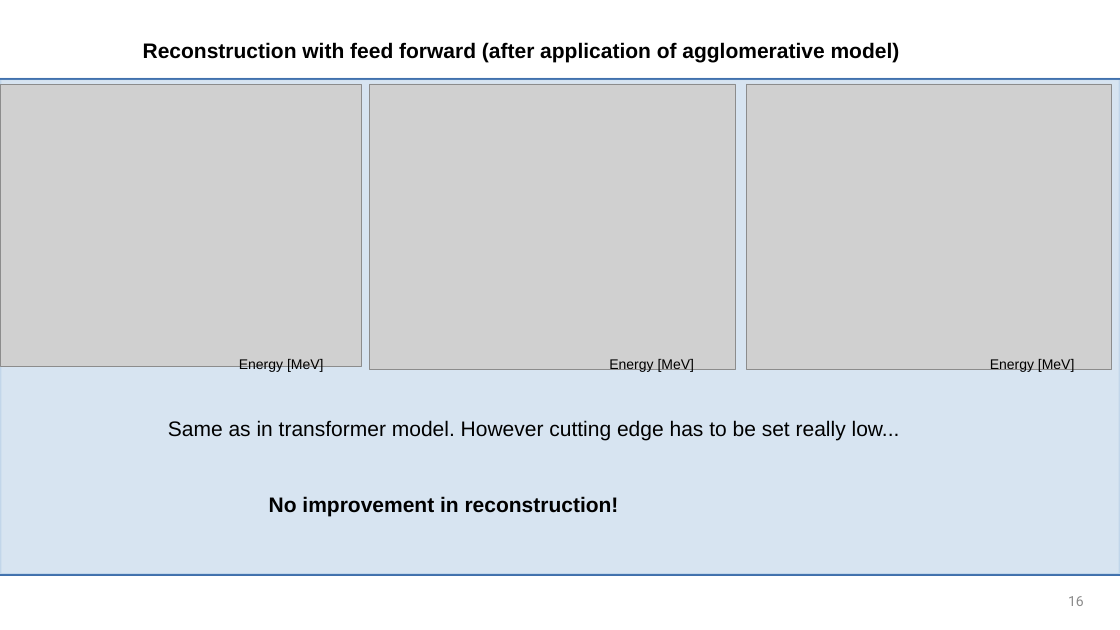
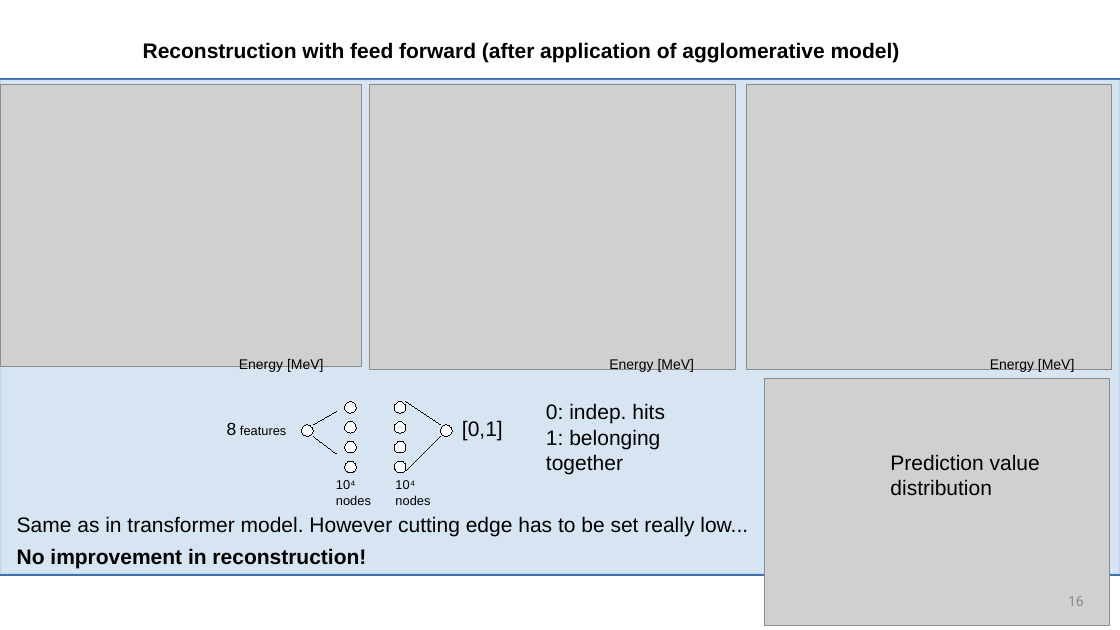
Before and after one commit to jenegger/trafo_agglo, a slide deck: slide 16 of odsl_summary_oct_2024.odp. Drawn at 1120x630 pixels with LibreOffice and Linux fonts; fonts in the diff are those of the drawing; grey boxes stand for pictures; background and template pictures are left out. Boxes give left, top, right and bottom in pixels: in the first picture for what was removed or moved away, otherwise in the second. Text is boxed around its words. In the diff, an @@ line names an element or a change of style, - is before the commit and + after.

```diff
--- a/odsl_summary_oct_2024.odp
+++ b/odsl_summary_oct_2024.odp
@@ picture added at bbox=[765, 378, 1109, 626] @@
@@ line added from (313, 424) to (336, 412), #000000 0 pt @@
@@ ellipse added at bbox=[344, 402, 356, 413], fill #FFFFFF, outline #000000 0 pt @@
@@ line added from (406, 402) to (440, 425), #000000 0 pt @@
@@ text added at bbox=[546, 403, 665, 474], 18 pt, text #000000 @@
+0: indep. hits
+1: belonging together
@@ text added at bbox=[227, 422, 286, 435], 11 pt, text #000000 @@
+8 features
@@ ellipse added at bbox=[302, 424, 313, 436], fill #FFFFFF, outline #000000 0 pt @@
@@ line added from (313, 436) to (336, 454), #000000 0 pt @@
@@ ellipse added at bbox=[344, 422, 356, 434], fill #FFFFFF, outline #000000 0 pt @@
@@ ellipse added at bbox=[344, 441, 356, 453], fill #FFFFFF, outline #000000 0 pt @@
@@ line added from (406, 471) to (440, 437), #000000 0 pt @@
@@ ellipse added at bbox=[440, 425, 452, 437], fill #FFFFFF, outline #000000 0 pt @@
@@ text added at bbox=[462, 420, 503, 441], 18 pt, text #000000 @@
+[0,1]
@@ ellipse added at bbox=[344, 461, 356, 473], fill #FFFFFF, outline #000000 0 pt @@
@@ group added at bbox=[394, 402, 406, 473]: 4 ellipses @@
@@ text added at bbox=[890, 454, 1040, 495], 18 pt, text #000000 @@
+Prediction value distribution
@@ text "Same as in transformer model. ...": place and size @@
-text "Same as in transformer model. ..." at bbox=[168, 420, 900, 441]
+text "Same as in transformer model. ..." at bbox=[17, 516, 748, 537]
@@ text added at bbox=[336, 480, 371, 505], 11 pt, text #000000 @@
+10⁴ nodes
@@ text added at bbox=[395, 480, 430, 505], 11 pt, text #000000 @@
+10⁴ nodes
@@ text "No improvement in reconstruction!": place and size @@
-text "No improvement in reconstruction!" at bbox=[269, 496, 619, 516]
+text "No improvement in reconstruction!" at bbox=[17, 548, 366, 568]
```
Also in this commit, not shown: 4 slides added, 30 other files.
